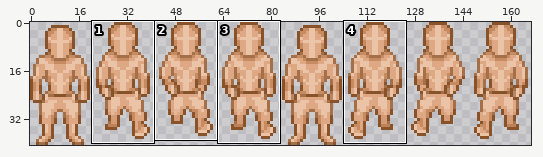
One commit to this sprite sheet: assets/PlayerFront.png. Above, an overview of the earlier version with the close-up marked.
Close-up. Earlier state:
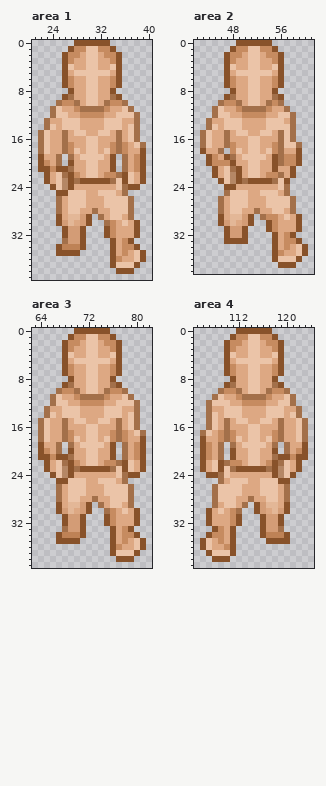
The file is 167x41 pixels. Colours within 5 levels of each other are drawn and written as one. Shown: area 1: x 21..40, y 0..39; area 2: x 42..61, y 0..38; area 3: x 63..82, y 0..39; area 4: x 105..124, y 0..39. The commit also changed other parts of the picture, which this record leaves out.
Now the later version:
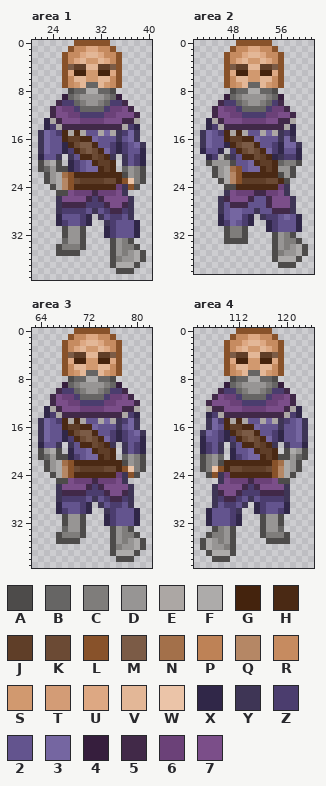
Palette (. is transparent): A #4d4b4a  B #666564  C #7f7d7b  D #979594  E #aca7a4  F #adabaa  G #44230d  H #4a2914  J #5f3e28  K #6b4a34  L #88522a  M #7b5b46  N #a3704a  P #be8256  Q #b58765  R #c68b60  S #d1996f  T #d39c76  U #dda883  V #e3b797  W #ebc4a8  X #302748  Y #3e3555  Z #4b3d6e  2 #63548e  3 #7566a1  4 #361e3d  5 #412948  6 #6b4178  7 #7b4e89
Change:
Changed rows in their new state; - is an unchanged pixel.
Area 1:
first column x 22:
 1 --------UU--------
 2 --------VV--------
 3 -------VSSV-------
 4 -----MJJVVJJM-----
 5 ------GGSSGG------
 6 ------VVSSVV------
 7 ------SVBBVS------
 8 -----ABBFFBBA-----
 9 ----4BCDDDDCB4----
10 ---5ZZBCDDCBZZ5---
11 --5766ZBBBBZ6675--
12 --57766ZZZZ667775-
13 -XE5777666677755E-
14 -XZE5555555555EZX-
15 Y32ZHEHE22E3EYZ3Y-
16 Y322HJJHH3222Y23Y-
17 Y322XHKMMH22ZXZ23Y
18 Y322XZHKMKH3ZXZ22X
19 X22Y-Y2HHKJHY-Y2ZX
20 ADFA-XZ23HJJH-Y2ZX
21 ABDAAXZ233HJH-BDCA
22 -ADF--HHHHHHHHADCA
23 -ADF--KJJJJKKH--CA
24 --AF--HHHHHHH6Y-A-
25 ---AA766656667Y---
26 ---Y77775Z57777Y--
27 ---Y5555ZZZ5775Y--
28 ---YZZZZ2Y2Z55ZY--
29 ---X222ZX-Y2ZZ2Y--
30 ---XZ22ZX--YZ222X-
31 ----ADDA---XZ222X-
32 ----ADDA---XZ222X-
33 ----BDDA----ADCA--
34 ---ACCCA----ADCCA-
35 ---AAAA-----ADCDFA
36 ------------ACDDFA
37 ------------AFFFA-
38 -------------AAA--
Area 2:
first column x 43:
 1 --------UU--------
 2 --------VV--------
 3 -------VSSV-------
 4 -----MJJVVJJM-----
 5 ------GGSSGG------
 6 ------VVSSVV------
 7 ------SVBBVS------
 8 -----ABBFFBBA-----
 9 ----4BCDDDDCB4----
10 ---5ZZBCDDCBZ5----
11 --5766ZBBBBZ665---
12 --57766ZZZZ66775--
13 -XE577766667755E--
14 -XZE5555555555EX--
15 Y32ZHEHE22E3EYZX--
16 Y322HJJHH3222Y3Y--
17 Y322XHKMMH22ZX33Y-
18 X22X-ZHKMKH3ZX22X-
19 -XZFAY2HHKJHXYZZX-
20 -ADDDA223HJJHBCCA-
21 --ADF--233HJHDDA--
22 --ADF--HHHHHHADA--
23 ---AF--JJJJKKHA---
24 ----AAHHHHHHH6Y---
25 ----Y766655667Y---
26 ---Y57775225777Y--
27 ---Y25552225777Y--
28 ---Y23322Y22555Y--
29 ---X233ZX-YZZ232X-
30 ---XZ32ZX--XZ222X-
31 ----ACCA---XZ222X-
32 ----ACCA----ADCA--
33 ----AAAA----ADCCA-
34 ------------ADCDFA
35 ------------ACDDFA
36 ------------AFFFA-
37 -------------AAA--
Area 3:
first column x 64:
 1 --------UU--------
 2 --------VV--------
 3 -------VSSV-------
 4 -----MJJVVJJM-----
 5 ------GGSSGG------
 6 ------VVSSVV------
 7 ------SVBBVS------
 8 -----ABBFFBBA-----
 9 ----4BCDDDDCB4----
10 ---5ZZBCDDCBZZ5---
11 --5766ZBBBBZ6675--
12 --57766ZZZZ667775-
13 -XE5777666677755E-
14 -XZE5555555555EZX-
15 Y32ZHEHE22E3EYZ3Y-
16 Y322HJJHH3222Y23Y-
17 Y322XHKMMH22ZXZ23Y
18 Y322XZHKMKH3ZXZ22X
19 X22Y-Y2HHKJHY-Y2ZX
20 ADFA-X223HJJH-Y2ZX
21 ABDAAXZ233HJH-BDCA
22 -ADF--HHHHHHHHADCA
23 -ADF--KJJJJKKH--CA
24 --AF--HHHHHHH6Y-A-
25 ---AA766656667Y---
26 ---Y77775Z57777Y--
27 ---Y5555ZZZ5775Y--
28 ---YZZZZ2Y2Z55ZY--
29 ---X222ZX-Y2ZZ2Y--
30 ---XZ22ZX--YZ222X-
31 ----ADDA---XZ222X-
32 ----ADDA---XZ222X-
33 ----BDDA----ADCA--
34 ---ACCCA----ADCCA-
35 ---AAAA-----ADCDFA
36 ------------ACDDFA
37 ------------AFFFA-
38 -------------AAA--
Area 4:
first column x 106:
 1 --------UU--------
 2 --------VV--------
 3 -------VSSV-------
 4 -----MJJVVJJM-----
 5 ------GGSSGG------
 6 ------VVSSVV------
 7 ------SVBBVS------
 8 -----ABBFFBBA-----
 9 ----4BCDDDDCB4----
10 ---5ZZBCDDCBZZ5---
11 --5766ZBBBBZ6675--
12 -577766ZZZZ66775--
13 -E5577766667775EX-
14 -XZE5555555555EZX-
15 -Y3ZHEHE22E3EYZ23Y
16 -Y32HJJHH3222Y223Y
17 Y32ZXHKMMH22ZX223Y
18 X22ZXZHKMKH3ZX223Y
19 XZ2Y-Y2HHKJHY-Y22X
20 XZ2Y-X223HJJH-AFDA
21 ACDB-XZ233HJHAADBA
22 ACDAHHHHHHHH--FDA-
23 AC--HKKJJJJK--FDA-
24 -A-Y6HHHHHHH--FA--
25 ---Y766656667AA---
26 --Y77775Z57777Y---
27 --Y5775ZZZ5555Y---
28 --YZ55Z2Y2ZZZZY---
29 --Y2ZZ2Y-XZ222X---
30 -X222ZY--XZ22ZX---
31 -X222ZX---ADDA----
32 -X222ZX---ADDA----
33 --ACDA----ADDB----
34 -ACCDA----ACCCA---
35 AFDCDA-----AAAA---
36 AFDDCA------------
37 -AFFFA------------
38 --AAA-------------
